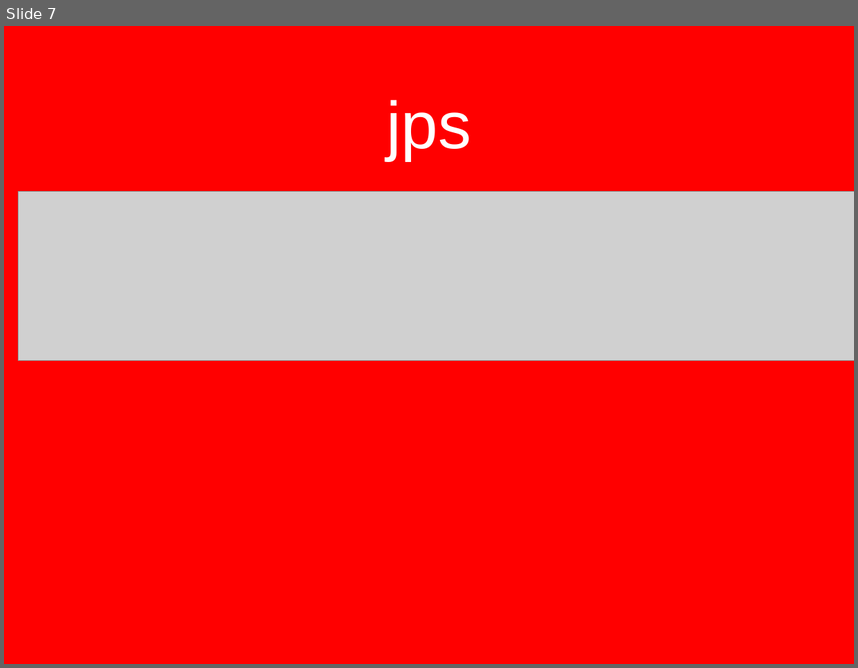
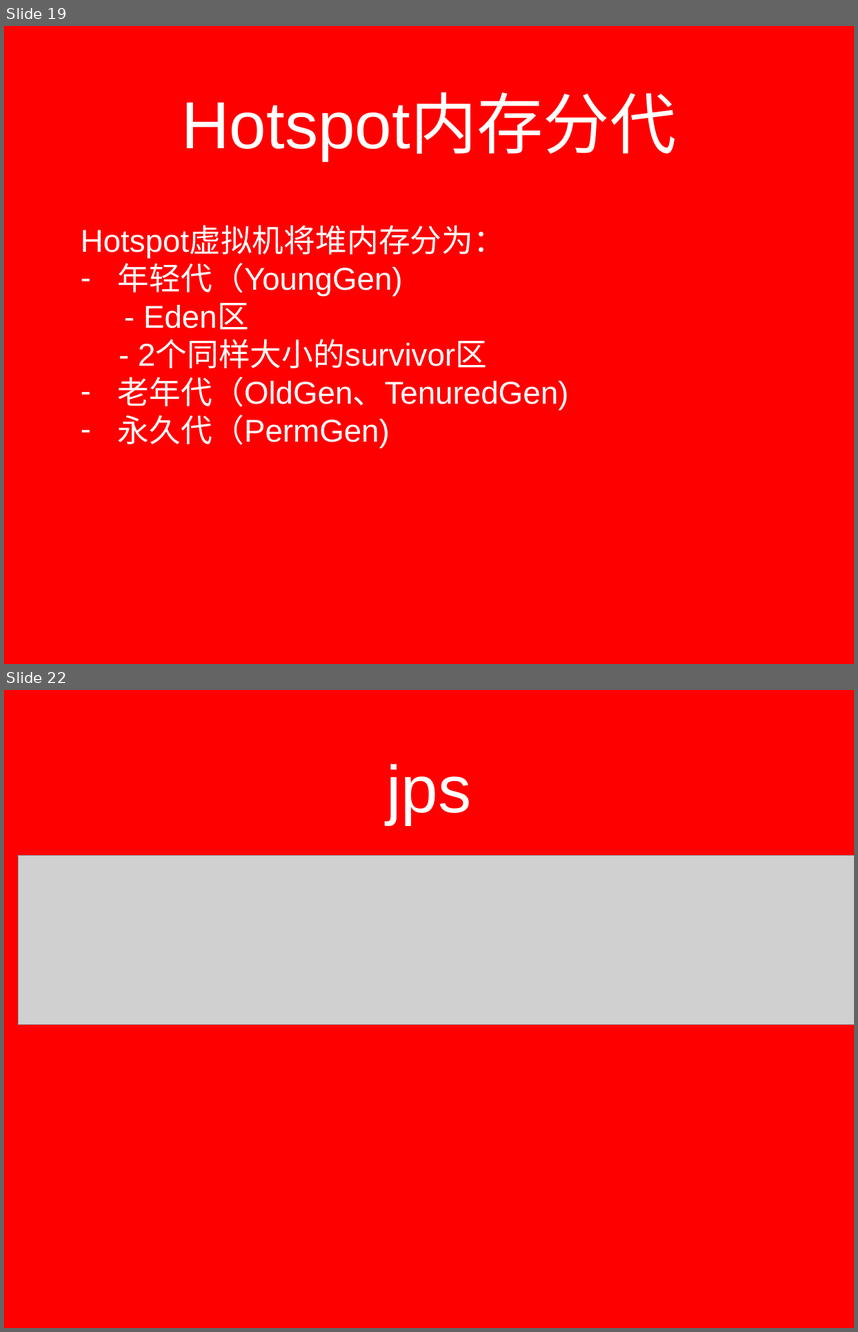
Before and after one commit to lxyangfan/lxyangfan, a slide deck: source/_drafts/jvm.pptx. Shown one above the other, each under a label of ours: slide 7 before the commit, slides 19 and 22 after it; the slides between them are not shown. The pictures are 858x668 and 858x1332 pixels, drawn with LibreOffice and Linux fonts; fonts in the diff are those of the drawing; grey boxes stand for pictures; background and template pictures are left out. Boxes give left, top, right and bottom in pixels: in the first picture for what was removed or moved away, otherwise in the second. Text is boxed around its words. In the diff, an @@ line names an element or a change of style, - is before the commit and + after.

```diff
--- a/source/_drafts/jvm.pptx
+++ b/source/_drafts/jvm.pptx
@@ slide 19 added at box(4, 26, 854, 664), background picture (left out) @@
@@ title added at box(181, 95, 676, 160), 80 pt, text #FFFFFF @@
+Hotspot内存分代
@@ text added at box(81, 227, 568, 448), 38 pt, text #FFFFFF @@
+Hotspot虚拟机将堆内存分为：
+– 年轻代（YoungGen)
+- Eden区
+- 2个同样大小的survivor区
+– 老年代（OldGen、TenuredGen)
+– 永久代（PermGen)
@@ what was slide 7 is now slide 22 @@
```
Also in this commit, not shown: 1 slide changed, 14 other slides added.
